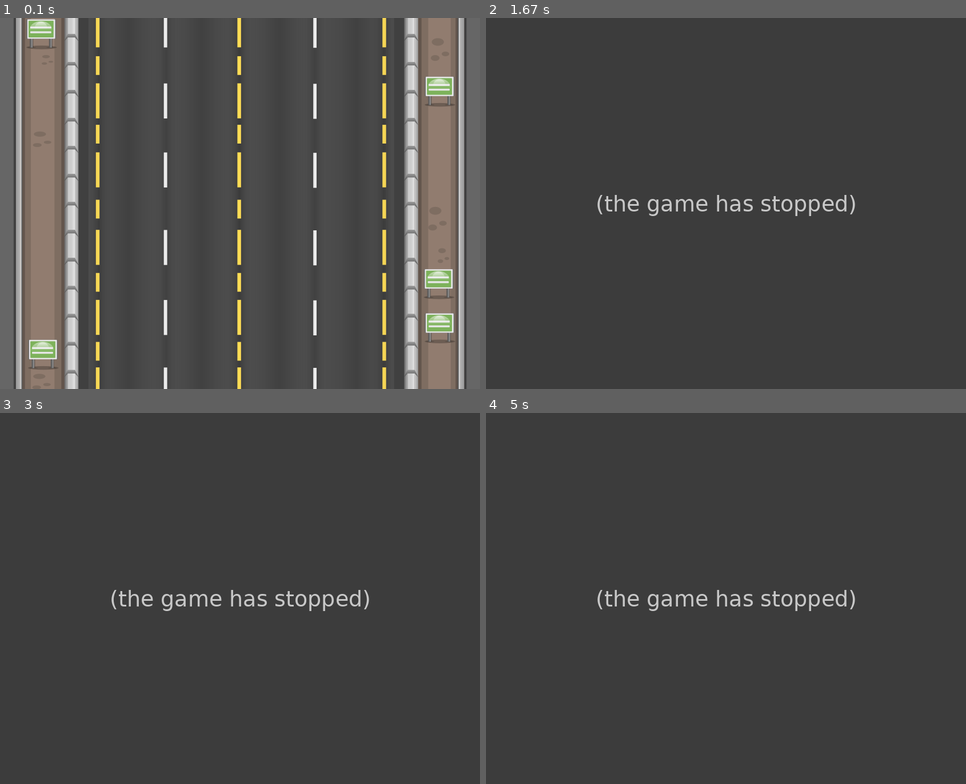
Above: before the commit, frames 1-4 (two rows, left to right).
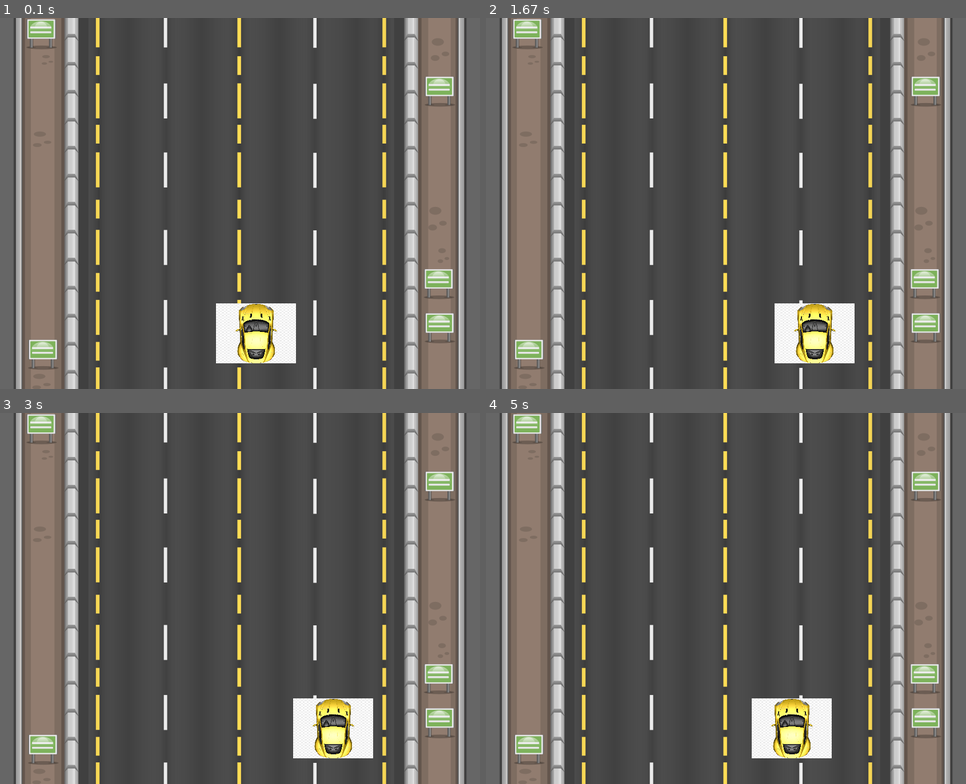
Above: after the commit, the same moments.

Repository: Ribs2004/Pygame2
Game: pygame game, started from main.py
Two runs of this game, one before a commit and one after it. Both use one fixed random seed, a clock stepped at 60 frames per second and the inputs below.
Inputs:
- Up to frame 1 (0.1 s): no input
- Up to frame 2 (1.67 s): hold Right 0.33-0.8 s; hold Right 0.83-1.3 s; hold Left from 1.33 s (still down)
- Up to frame 3 (3 s): release Left at 1.87 s; hold Left 1.9-2.3 s; hold Right 2.33-2.97 s
- Up to frame 4 (5 s): hold Left 3-3.47 s; hold Right 3.5-3.97 s; hold Right 4-4.47 s; hold Left from 4.5 s (still down)

The runs differ from the first frame. In frame 1, 2.6% of the frame differs, in the area x 45-62%, y 76-94%; in frame 2, 37%, in the area x 0-100%, y 0-100%; in frame 3, 37%; in frame 4, 37%.
Before the commit the program exited at 0.8 s; later frames show no game.

Commit message:
movimento carro

Diff:
--- a/main.py
+++ b/main.py
@@ -7,55 +7,77 @@
 # ----- Variáveis
 LENGTH = 840
 WIDTH = 650
-CAR_LENGTH = 84
-CAR_WIDTH = 65
+CAR_LENGTH = 140
+CAR_WIDTH = 105
 # ----- Gera tela principal
 window = pygame.display.set_mode((840, 650))
 pygame.display.set_caption('Need For Speed 2D')
 
 # ----- Inicia Assets
-def load_assets():
-    assets = {}
-    assets['background'] = pygame.image.load('img/background.png').convert()
-    assets['imagem_carro'] = pygame.image.load('img/carro.png').convert_alpha()
-    assets['imagem_carro_transform'] = pygame.transform.scale(assets['imagem_carro'],(CAR_LENGTH,CAR_WIDTH))
-    return assets
+background = pygame.image.load('img/background.png').convert()
+img = pygame.image.load('img/carro.png').convert_alpha()
+img_transform = pygame.transform.scale(img ,(CAR_LENGTH,CAR_WIDTH))
+
 # ----- Inicia estruturas de dados
 game = True
+
+# ----- Variável para ajuste de velocidade
+clock = pygame.time.Clock()
+FPS = 30
 # ----- Definindo os novos tipos
 class Car(pygame.sprite.Sprite):
-    def __init__(self,groups,assets):
+    def __init__(self,img):
         pygame.sprite.Sprite.__init__(self)
-        self.image = assets['imagem_carro']
-        self.mask = pygame.mask.from_surface(self.image)
+
+        self.image = img
         self.rect = self.image.get_rect()
-        self.rect.centerx = WIDTH / 2
-        self.rect.bottom = LENGTH - 10
+        self.rect.x = 378
+        self.rect.y = 500
         self.speedx = 0
-        self.groups = groups
-        self.assets = assets
 
     def update(self):
             self.rect.x += self.speedx
-            if self.rect.right > WIDTH:
-                self.rect.right = WIDTH
-            if self.rect.left < 0:
-                self.rect.left = 0
-assets = load_assets()
+
+            # Mantem dentro da tela
+            if self.rect.right > WIDTH+75:
+                self.rect.right = WIDTH+75
+            if self.rect.left < 120:
+                self.rect.left = 120
+
+#assets = load_assets()
+all_sprites = pygame.sprite.Group()
+carro = Car(img_transform)
+all_sprites.add(carro)
+
 # ===== Loop principal =====
 while game:
+    clock.tick(FPS)
+
     # ----- Trata eventos
     for event in pygame.event.get():
         # ----- Verifica consequências
         if event.type == pygame.QUIT:
             game = False
+        if event.type == pygame.KEYDOWN:
+            # Dependendo da tecla, altera a velocidade.
+            if event.key == pygame.K_LEFT:
+                carro.speedx -= 8
+            if event.key == pygame.K_RIGHT:
+                carro.speedx += 8
+        # Verifica se soltou alguma tecla.
         if event.type == pygame.KEYUP:
-            game = False
+            # Dependendo da tecla, altera a velocidade.
+            if event.key == pygame.K_LEFT:
+                carro.speedx += 8
+            if event.key == pygame.K_RIGHT:
+                carro.speedx -= 8
 
+
+    all_sprites.update()
     # ----- Gera saídas
     window.fill((0, 0, 255))  # Preenche com a cor branca
-    window.blit(assets['background'], (0, 0))
-
+    window.blit(background, (0, 0))
+    all_sprites.draw(window)
     # ----- Atualiza estado do jogo
     pygame.display.update()  # Mostra o novo frame para o jogador
 
